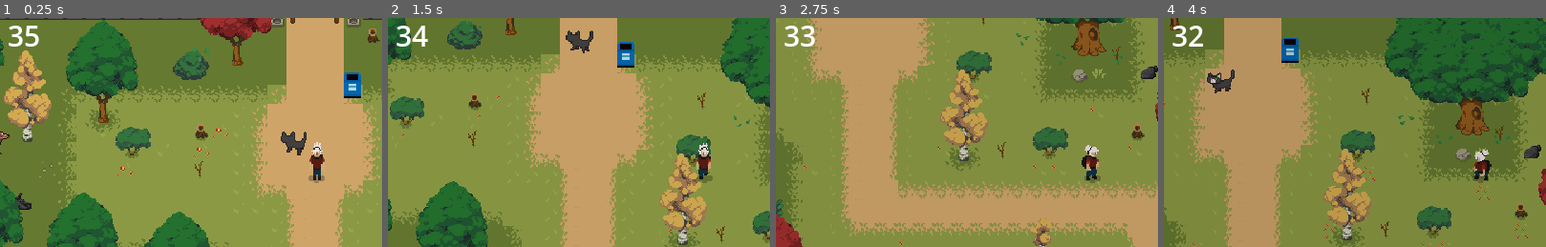
Above: before the commit, frames 1-4 (left to right).
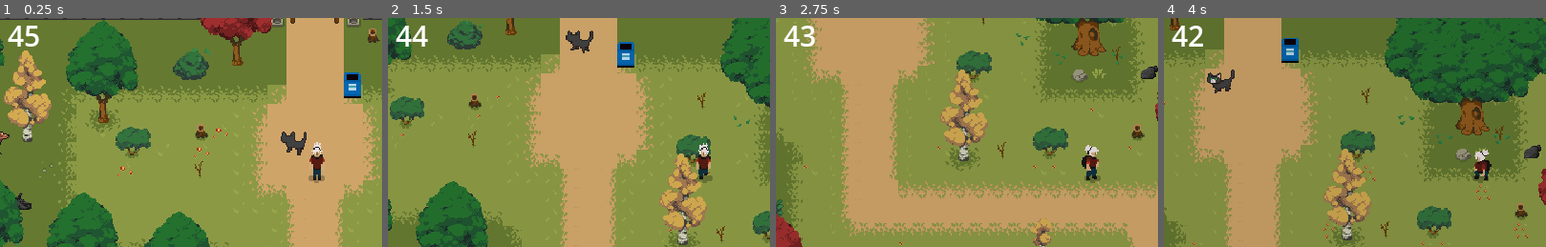
Above: after the commit, the same moments.

Repository: AnaClaraNobre/Forest-Game
Game: Godot game, scene res://management/game_level_2.tscn
The game is run twice, just before and just after one commit, with the same random seed, the same clock (stepped at 60 frames per second) and the same inputs. This scene is started directly instead of the project's main scene.
Inputs (mouse positions are % of the whole screen's width and height, from its top left):
- Up to frame 1 (0.25 s): no input
- Up to frame 2 (1.5 s): tap Enter (ui_accept) at 0.5, 0.77 s; move the mouse to (72, 45) at 0.52 s; hold D (move_right) 0.53-1.28 s; hold F (pick_up) 0.53-1.28 s; move the mouse to (30, 55) at 1.27 s; hold S (move_down) from 1.28 s (still down); tap F (pick_up) at 1.35 s
- Up to frame 3 (2.75 s): tap Enter (ui_accept) at 1.52 s; move the mouse to (60, 28) at 2.02 s; release S (move_down) at 2.03 s; hold D (move_right) from 2.03 s (still down); hold F (pick_up) from 2.03 s (still down)
- Up to frame 4 (4 s): move the mouse to (45, 70) at 2.77 s; release D (move_right) at 2.78 s; release F (pick_up) at 2.78 s; hold W (move_up) 2.78-3.53 s; tap F (pick_up) at 2.85 s; tap Enter (ui_accept) at 3.02, 3.77 s; move the mouse to (80, 65) at 3.52 s; hold A (move_left) from 3.53 s (still down); hold F (pick_up) from 3.53 s (still down)
The pictures show only the part of the screen within x 9-59%, y 19-69%; the shares and areas given below are measured in that part.

The runs differ from the first frame. In frame 1, 0.2% of the frame differs, in the area x 2-7%, y 3-13%; in frame 2, 0.2%; in frame 3, 0.2%; in frame 4, 0.2%.

Commit message:
Mudando o tempo

Diff:
--- a/management/game_level_2.gd
+++ b/management/game_level_2.gd
@@ -45,12 +45,12 @@
 	if int(hud.score.text) == 7:
 		get_tree().change_scene_to_file("res://nextLevel.tscn")
 
-	if time.time_left <= 20:
+	if time.time_left <= 15:
 		dog.move_to_position(Vector2(392, 72))
 
 		last_subtraction_time += delta;
 
-		if last_subtraction_time >= 10:
+		if last_subtraction_time >= 5:
 			if int(hud.score.text) > 0:
 				hud.score.text = str(int(hud.score.text) - 1)
 
--- a/management/game_level_2.tscn
+++ b/management/game_level_2.tscn
@@ -960,7 +960,7 @@
 tile_set = SubResource("TileSet_dvk2s")
 
 [node name="Timer" type="Timer" parent="."]
-wait_time = 35.0
+wait_time = 45.0
 
 [node name="AudioStreamPlayer" type="AudioStreamPlayer" parent="."]
 stream = ExtResource("12_i1wah")
